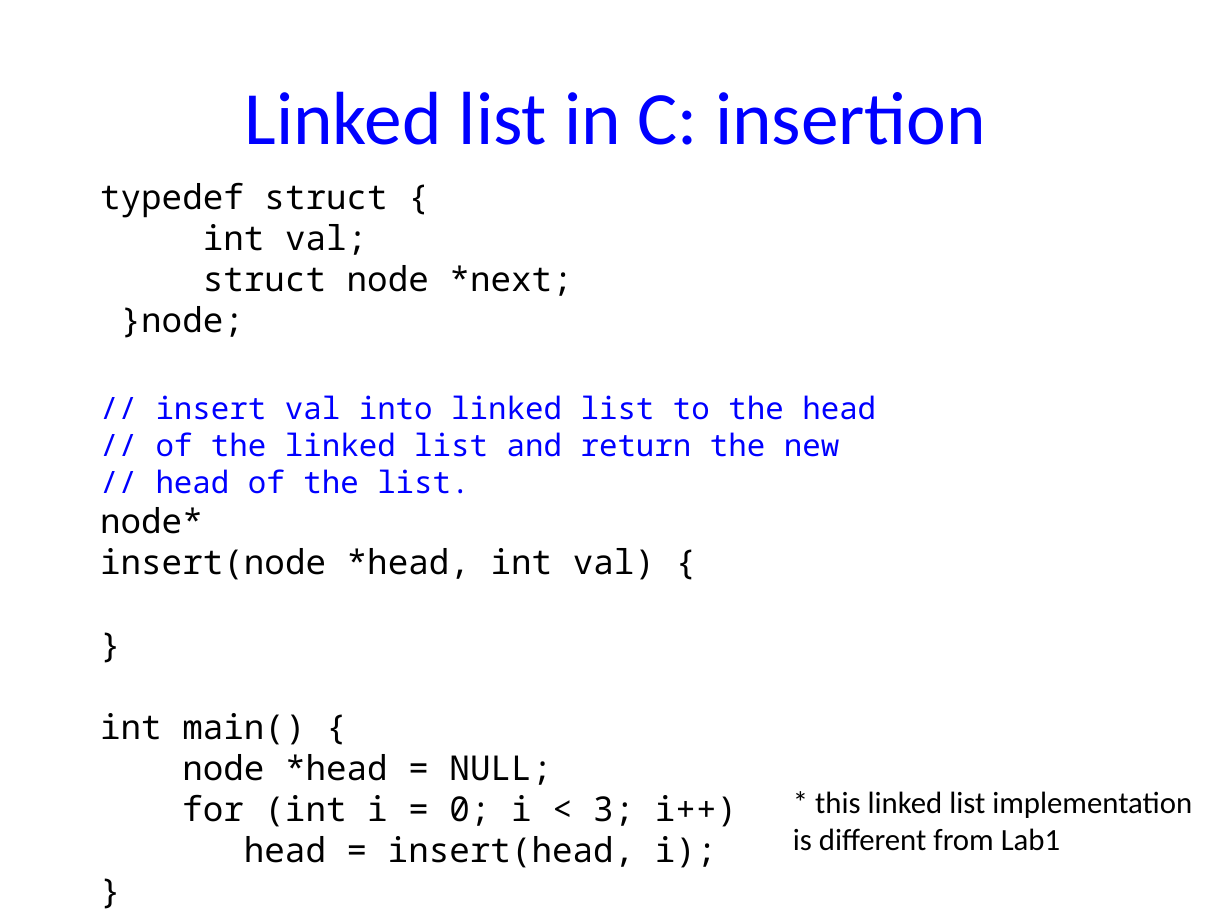
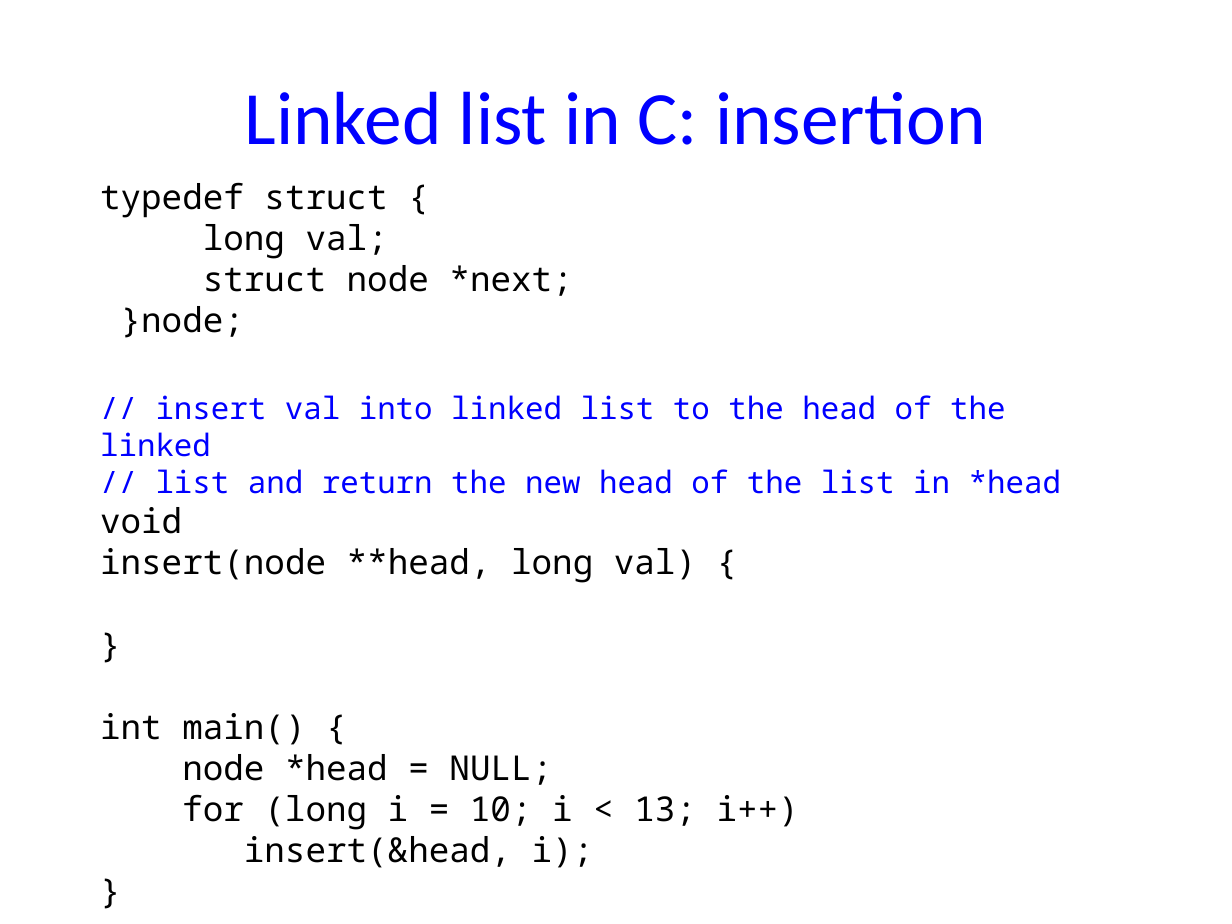
Before and after one commit to NYU-CSO/nyu-cso.github.io, a slide deck: slide 79 of notes/06-string-struct-malloc.pptx (slide 78 before the commit). Drawn at 1232x924 pixels with LibreOffice and Linux fonts; fonts in the diff are those of the drawing. Boxes give left, top, right and bottom in pixels: in the first picture for what was removed or moved away, otherwise in the second. Text is boxed around its words. In the diff, an @@ line names an element or a change of style, - is before the commit and + after.

```diff
--- a/notes/06-string-struct-malloc.pptx
+++ b/notes/06-string-struct-malloc.pptx
@@ text at [203, 224, 388, 259]: text changed @@
-int val;
+long val;
@@ text at [100, 395, 1061, 583]: text changed @@
-// insert val into linked list to the head
-// of the linked list and return the new
-// head of the list.
-node*
-insert(node *head, int val) {
+// insert val into linked list to the head of the linked
+// list and return the new head of the list in *head
+void
+insert(node **head, long val) {
@@ text at [182, 794, 799, 868]: text changed @@
-  for (int i = 0; i < 3; i++)
-  head = insert(head, i);
+  for (long i = 10; i < 13; i++)
+  insert(&head, i);
@@ text removed at [793, 791, 1192, 851] @@
-* this linked list implementation
-is different from Lab1
```
Also in this commit, not shown: 1 other slide changed, 9 slides added, 2 slides removed, 2 other files.
